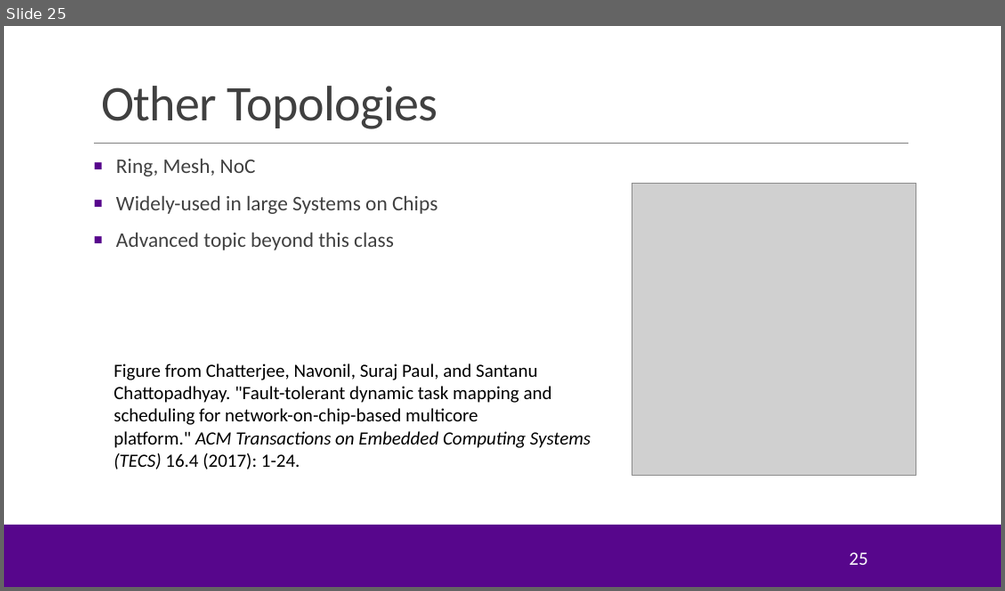
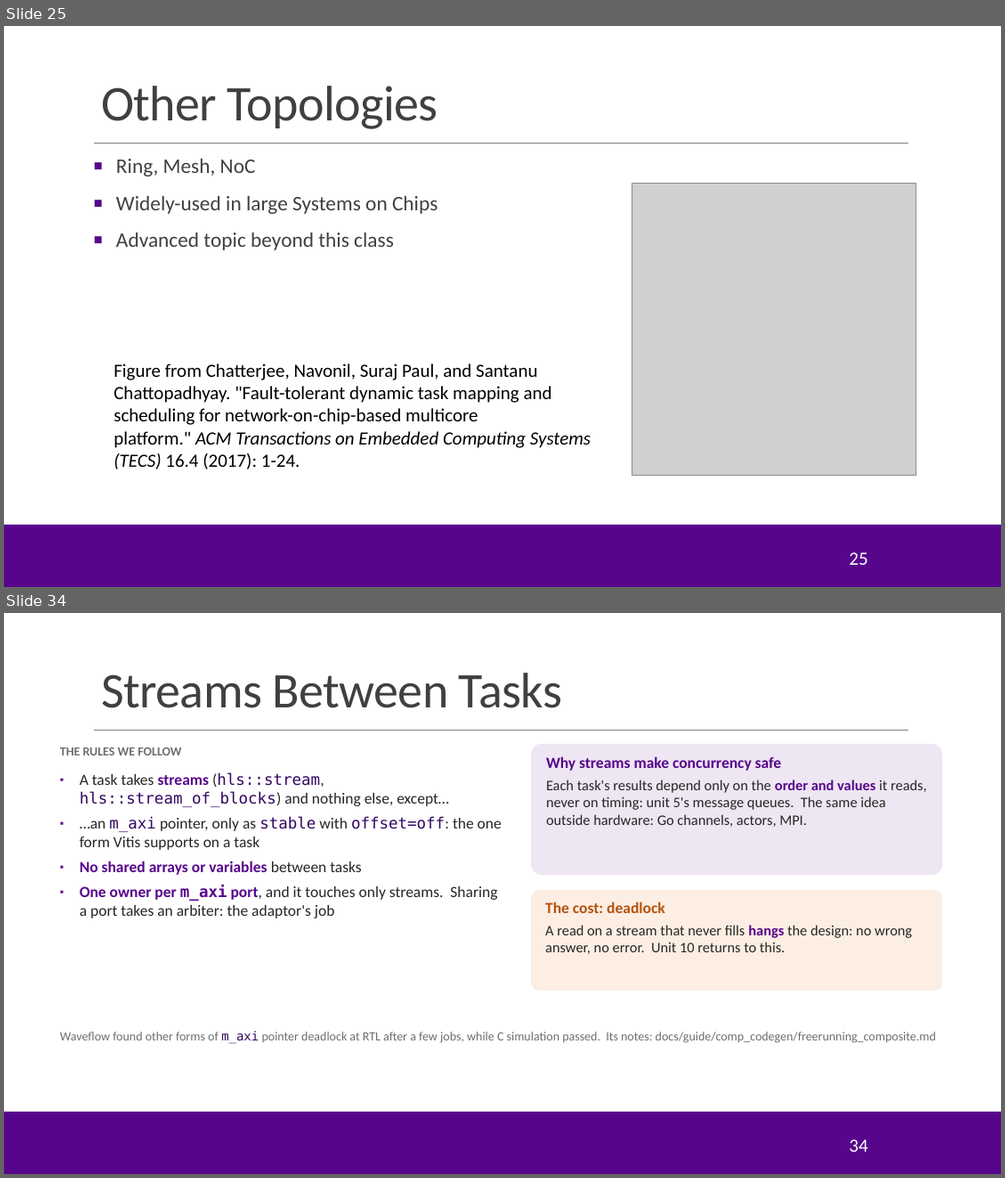
Before and after one commit to sdrangan/hwdesign, a slide deck: units/unit09_sharedmem/sharedmem.pptx. Shown one above the other, each under a label of ours: slide 25 before the commit, slides 25 and 34 after it; the slides between them are not shown. The pictures are 1005x591 and 1005x1178 pixels, drawn with LibreOffice and Linux fonts; fonts in the diff are those of the drawing; grey boxes stand for pictures; background and template pictures are left out. Boxes give left, top, right and bottom in pixels: in the first picture for what was removed or moved away, otherwise in the second. Text is boxed around its words. In the diff, an @@ line names an element or a change of style, - is before the commit and + after.

```diff
--- a/units/unit09_sharedmem/sharedmem.pptx
+++ b/units/unit09_sharedmem/sharedmem.pptx
@@ slide 34 added at <box>4,613,1001,1174</box>, background #FFFFFF; not listed: 3 template elements that a slide beside it also shows @@
@@ title added at <box>101,673,562,708</box>, 48 pt, text #404040 @@
+Streams Between Tasks
@@ rounded rectangle added at <box>531,744,942,875</box>, fill #EEE6F3, 14 pt, text #262626 @@
+Why streams make concurrency safe
+Each task's results depend only on the order and values it reads, never on timing: unit 5's message queues. The same idea outside hardware: Go channels, actors, MPI.
@@ text added at <box>60,747,181,755</box>, 12 pt, text #6E6E6E, bold @@
+THE RULES WE FOLLOW
@@ text added at <box>80,772,502,918</box>, 15 pt, text #262626 @@
+▪ A task takes streams (hls::stream, hls::stream_of_blocks) and nothing else, except…
+▪ …an m_axi pointer, only as stable with offset=off: the one form Vitis supports on a task
+▪ No shared arrays or variables between tasks
+▪ One owner per m_axi port, and it touches only streams. Sharing a port takes an arbiter: the adaptor's job
@@ rounded rectangle added at <box>531,890,942,990</box>, fill #FCEEE3, 14 pt, text #262626 @@
+The cost: deadlock
+A read on a stream that never fills hangs the design: no wrong answer, no error. Unit 10 returns to this.
@@ text added at <box>60,1030,936,1043</box>, 12 pt, text #6E6E6E @@
+Waveflow found other forms of m_axi pointer deadlock at RTL after a few jobs, while C simulation passed. Its notes: docs/guide/comp_codegen/freerunning_composite.md
@@ page number added at <box>849,1139,867,1151</box>, 18 pt, text #FFFFFF @@
+34
```
Also in this commit, not shown: 1 slide changed, 23 other slides added, 2 other files.
